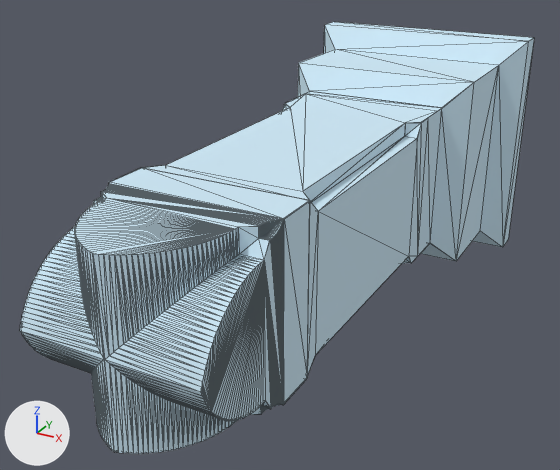
The FBX model Unity Project/Giroux-CAP6117-SANC - crown/Assets/Models/LOD Headstones/PA-79-F.fbx, before and after one commit.
Both versions are drawn from a 50 mm camera at (0.557, -1.69, 0.501) aimed at (-0.043, -0.599, -0.045). The axes (+X, +Y, +Z) are drawn at lower left. The lights are the same throughout. The picture after the commit comes second. Mesh edges are drawn as thin lines. Objects named as collision shapes, trigger or cutter boxes, shadow casters or lower levels of detail are left out. Where no turn or scale is listed for an object, it has been applied to the vertices.

The first picture shows 'PA-79-F_LOD0'.
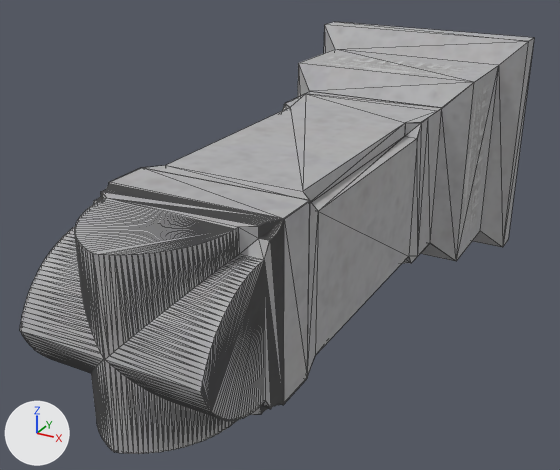
What the commit changed:
Picture 'A-79-F.png' (img_a_79_f_png) is new.
Material '0.615686_0.811765_0.929412_0.000000_0.191' (mat_0_615686_0_811765_0_929412_0_000000_0_191) is new.
Its texture is img_a_79_f_png.
Its roughness is 0.859.
me_mesh15 has 1122 vertices, 2240 faces and spans x -0.229..0.229, y -1.107..0.0, z -0.229..0.229.
me_mesh15 no longer uses material mat_0_615686_0_811765_0_929412_0_000000_0_000000 (blue #cee9f7).
me_mesh15 gains material mat_0_615686_0_811765_0_929412_0_000000_0_191 (picture img_a_79_f_png).

Boxes (x1, y1, x2, y2) around the edits, measured in the pictures (560 x 470 px):
'PA-79-F_LOD0', recoloured (blue to grey): (20, 22, 534, 454) in both
